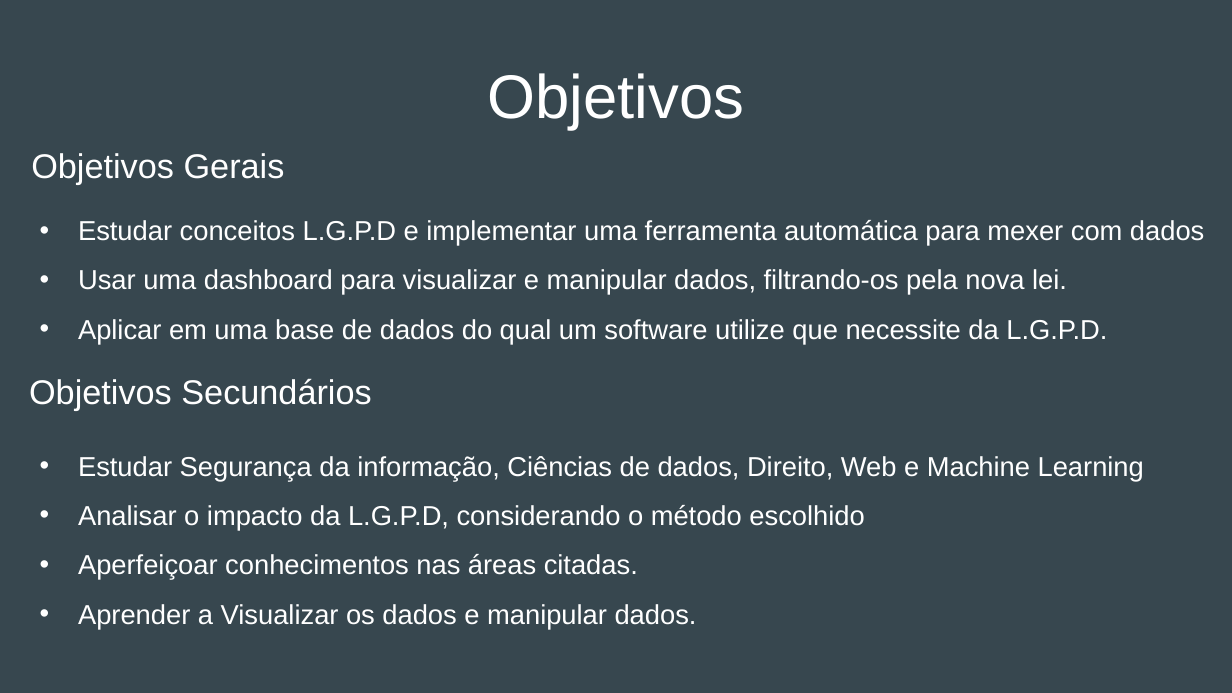
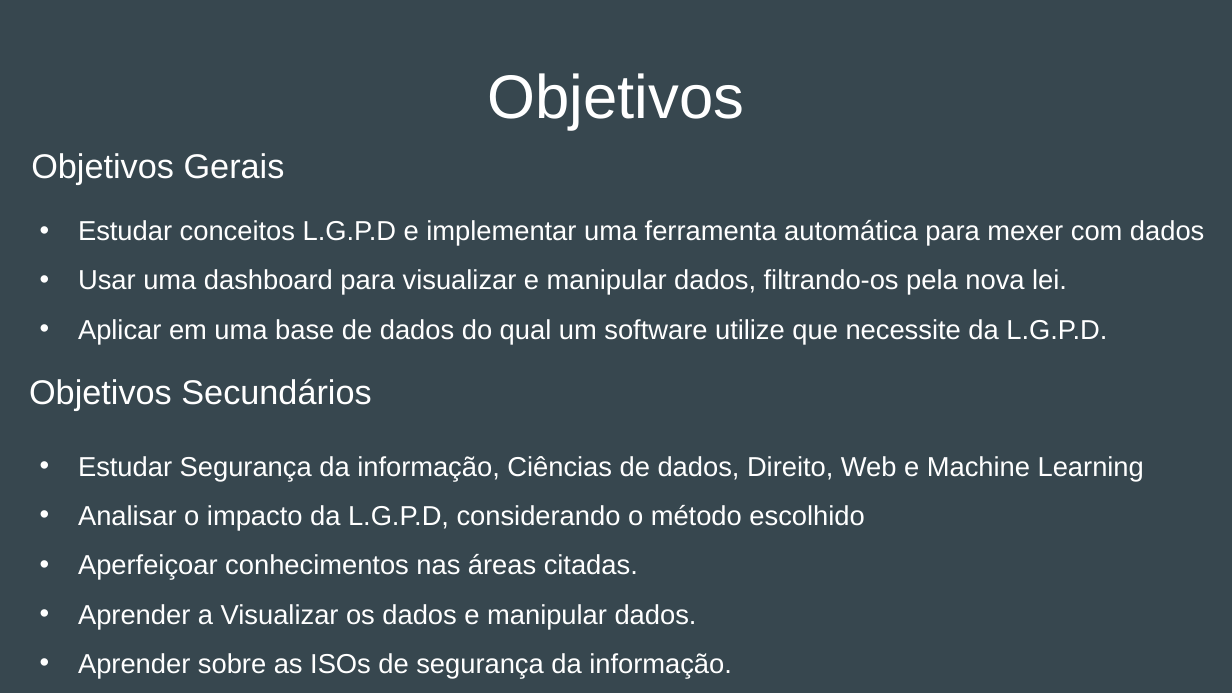
Before and after one commit to Dom-Juan/TCC-I, a slide deck: slide 5 of Apresentação do anteprojeto.pptx. Drawn at 1232x693 pixels with LibreOffice and Linux fonts; fonts in the diff are those of the drawing. Boxes give left, top, right and bottom in pixels: in the first picture for what was removed or moved away, otherwise in the second. Text is boxed around its words. In the diff, an @@ line names an element or a change of style, - is before the commit and + after.

```diff
--- a/Apresentação do anteprojeto.pptx
+++ b/Apresentação do anteprojeto.pptx
@@ text at box(78, 653, 732, 679): paragraph added @@
+• Aprender sobre as ISOs de segurança da informação.
```
Also in this commit, not shown: 3 other slides changed, 3 other files.
